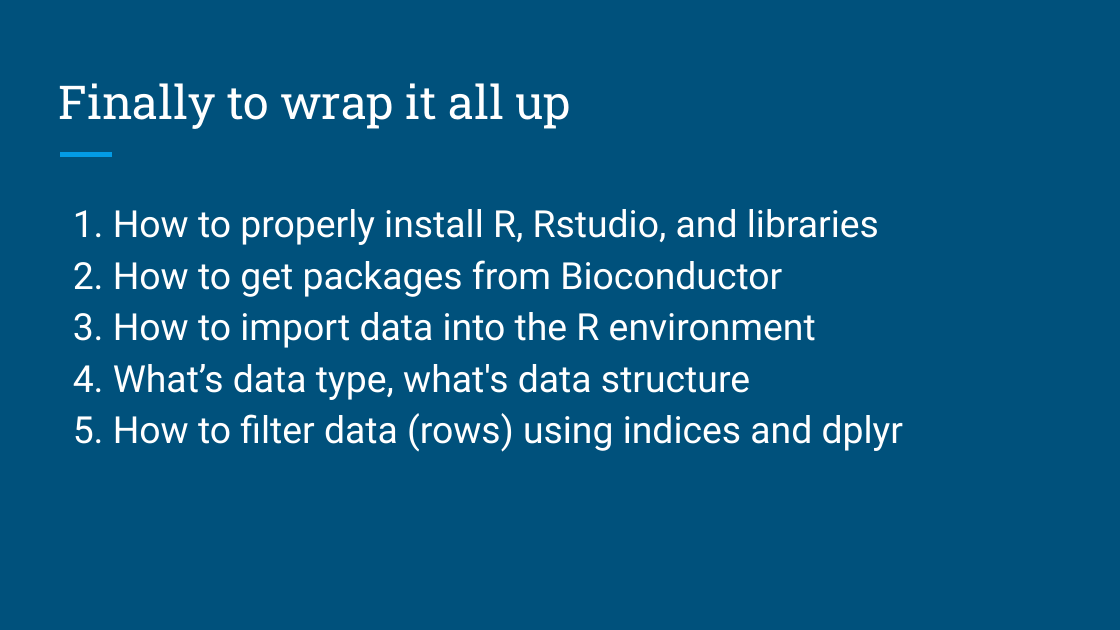
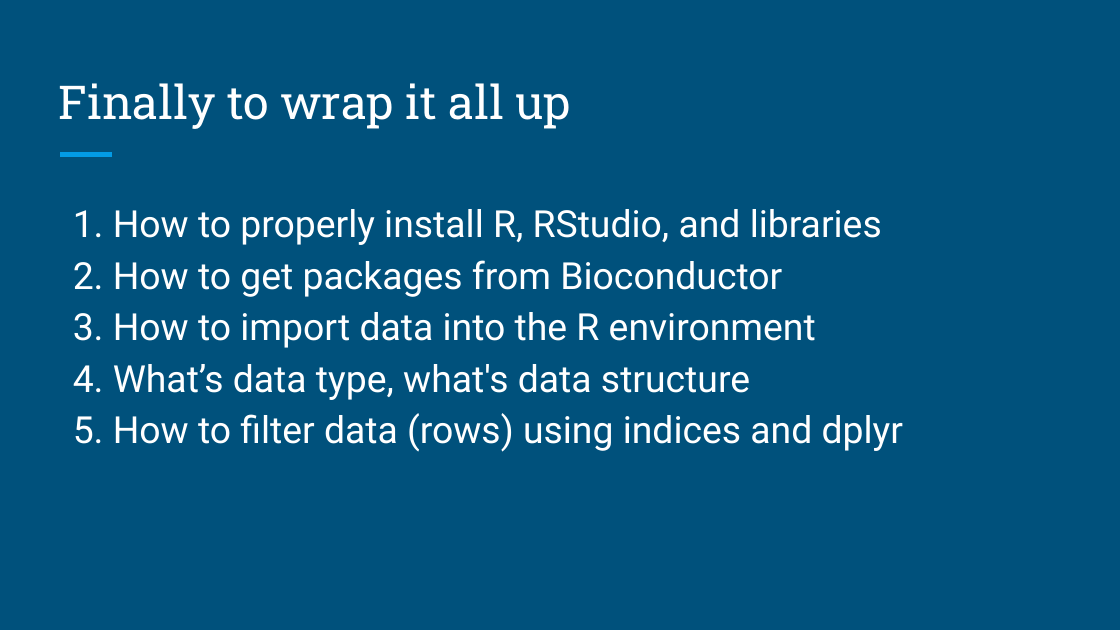
Before and after one commit to brandonyph/APB-Workshop-DataAnalyticsEssentials, a slide deck: slide 28 of Week7-Model-Basics-Building/Week 7-Model Basics and Building.pptx. Drawn at 1120x630 pixels with LibreOffice and Linux fonts; fonts in the diff are those of the drawing. Boxes give left, top, right and bottom in pixels: in the first picture for what was removed or moved away, otherwise in the second. Text is boxed around its words. In the diff, an @@ line names an element or a change of style, - is before the commit and + after.

```diff
--- a/Week7-Model-Basics-Building/Week 7-Model Basics and Building.pptx
+++ b/Week7-Model-Basics-Building/Week 7-Model Basics and Building.pptx
@@ text at (73, 209, 882, 245): text changed @@
-1. How to properly install R, Rstudio, and libraries
+1. How to properly install R, RStudio, and libraries
```
Also in this commit, not shown: 1 other slide changed, 1 other file.
